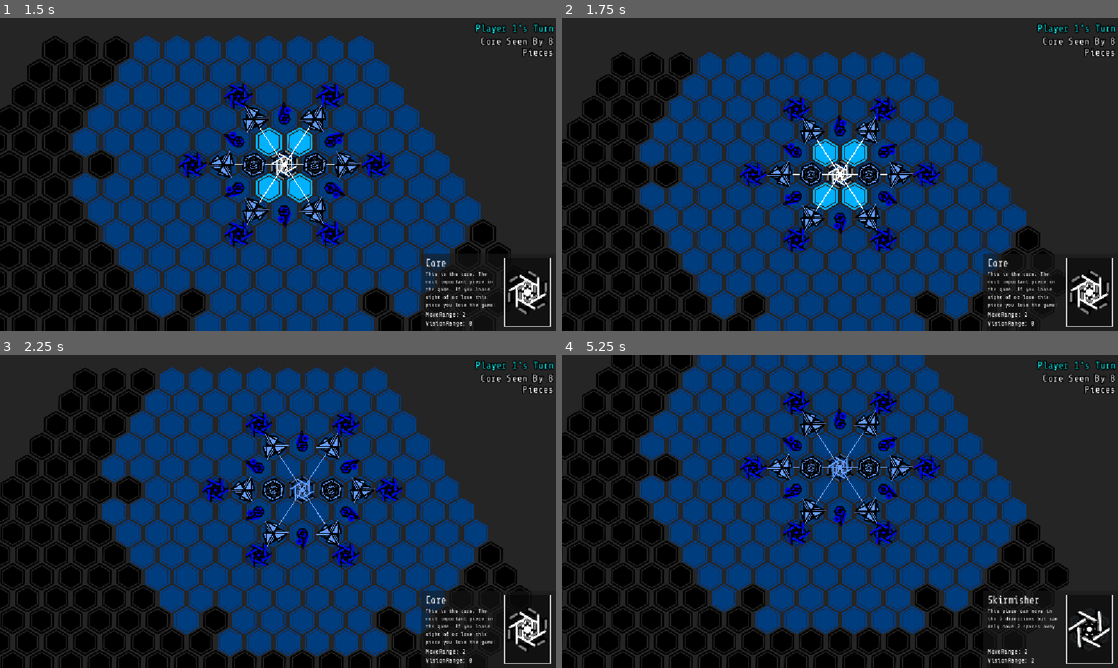
Above: before the commit, frames 1-4 (two rows, left to right).
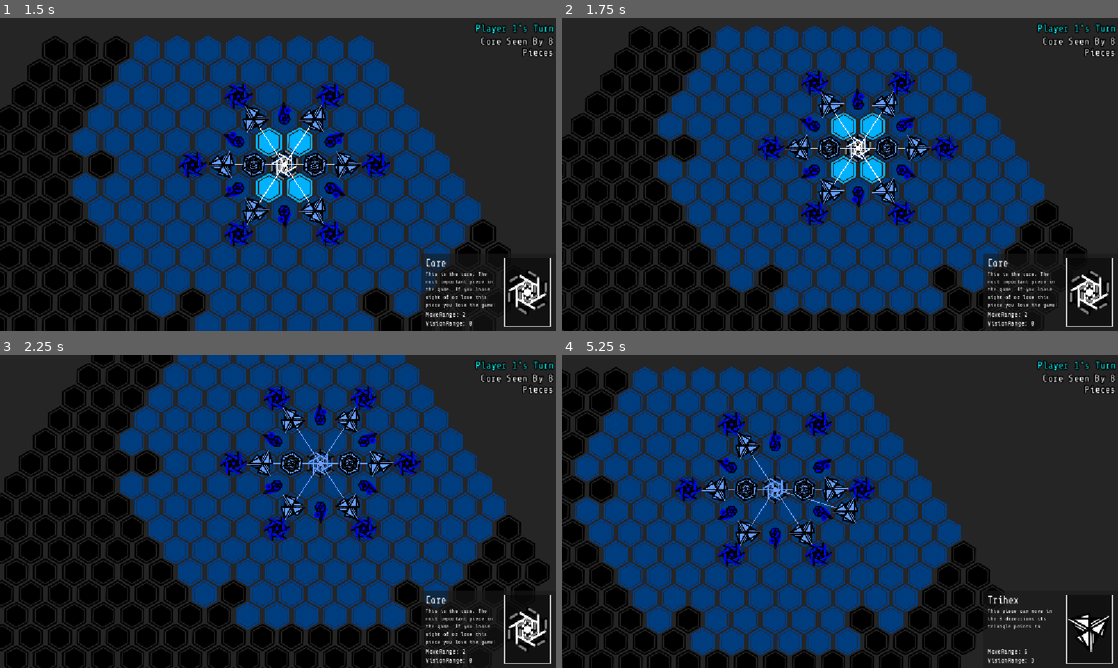
Above: after the commit, the same moments.

Repository: petesamerson/V-s-on
Game: Godot game, scene res://main_menu.tscn
The game is run twice, just before and just after one commit, with the same random seed, the same clock (stepped at 60 frames per second) and the same inputs.
Inputs (mouse positions are in pixels of both pictures, inside the frame that each line leads up to):
- Up to frame 1 (1.5 s): click "Play vs Cpu" at 0.5 s; drag from (305, 130) to (361, 49) at 1.27 s
- Up to frame 2 (1.75 s): no input
- Up to frame 3 (2.25 s): tap Enter at 2 s; drag from (250, 511) to (322, 445) at 2.02 s
- Up to frame 4 (5.25 s): tap Space at 2.75, 4.25 s; move the mouse to (940, 445) at 2.77 s; click (940, 445) at 2.92 s; tap Enter at 3.5 s; drag from (956, 380) to (884, 445) at 3.52 s; drag from (928, 511) to (795, 577) at 4.27 s; drag from (884, 577) to (884, 445) at 5.02 s

Frame 1 is identical in both runs. In frame 2, 39% of the frame differs, in the area x 0-95%, y 2-100%; in frame 3, 40%; in frame 4, 53%, in the area x 0-99%, y 0-100%.

Commit message:
ios + zoom scale

Diff:
--- a/game_camera.gd
+++ b/game_camera.gd
@@ -41,7 +41,7 @@
 
 func _unhandled_input(event):
 	if event is InputEventMagnifyGesture:
-		_zoom_to_point(event.factor, event.position)
+		_zoom_to_point(event.factor/2, event.position)
 	# Mouse Controls
 	elif event is InputEventMouseButton and is_mobile_browser == false:
 		if event.button_index == MOUSE_BUTTON_WHEEL_UP:
@@ -107,6 +107,9 @@
 				previous_pinch_distance = positions[0].distance_to(positions[1])
 		else:
 			touches.erase(event.index)
+			if touches.size() < 2:
+				wasPinched = false
+				previous_pinch_distance = 0.0
 	# Touch Drag/Pinch
 	elif event is InputEventScreenDrag:
 		touches[event.index] = event.position
--- a/piece.gd
+++ b/piece.gd
@@ -199,7 +199,12 @@
 
 
 func _input(event):
-	if(selected):
+	if(
+		selected
+		and event is InputEventMouseButton
+		and event.pressed
+		and event.button_index == MOUSE_BUTTON_LEFT
+	):
 		handle_move_input_event(event)
 		var viewport = get_viewport()
 		if(viewport != null):
